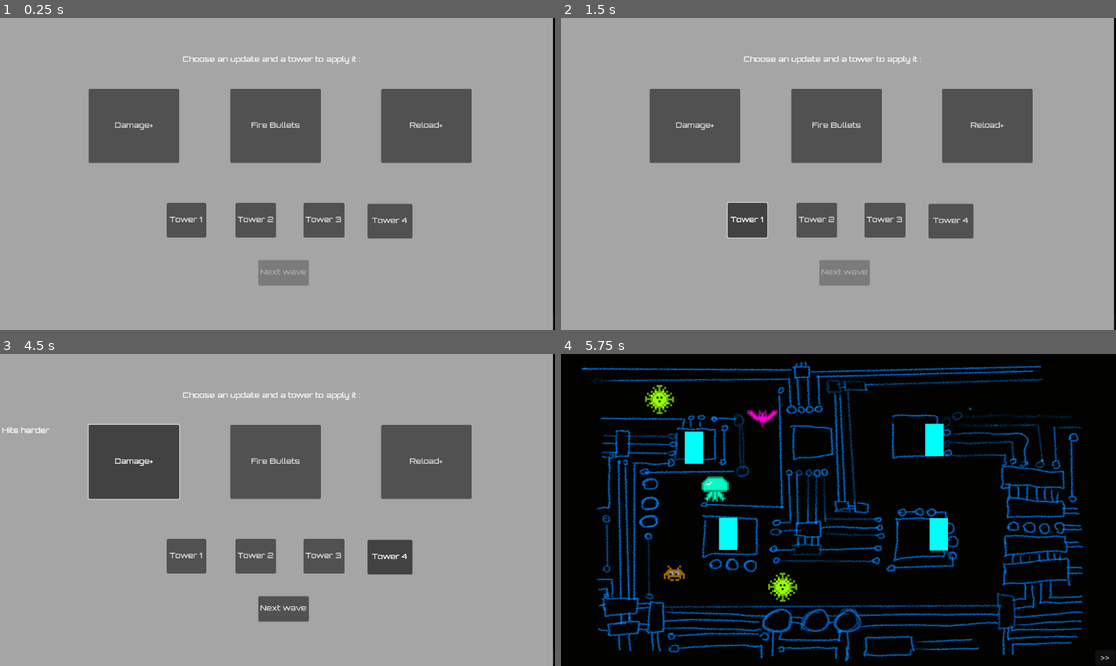
Above: before the commit, frames 1-4 (two rows, left to right).
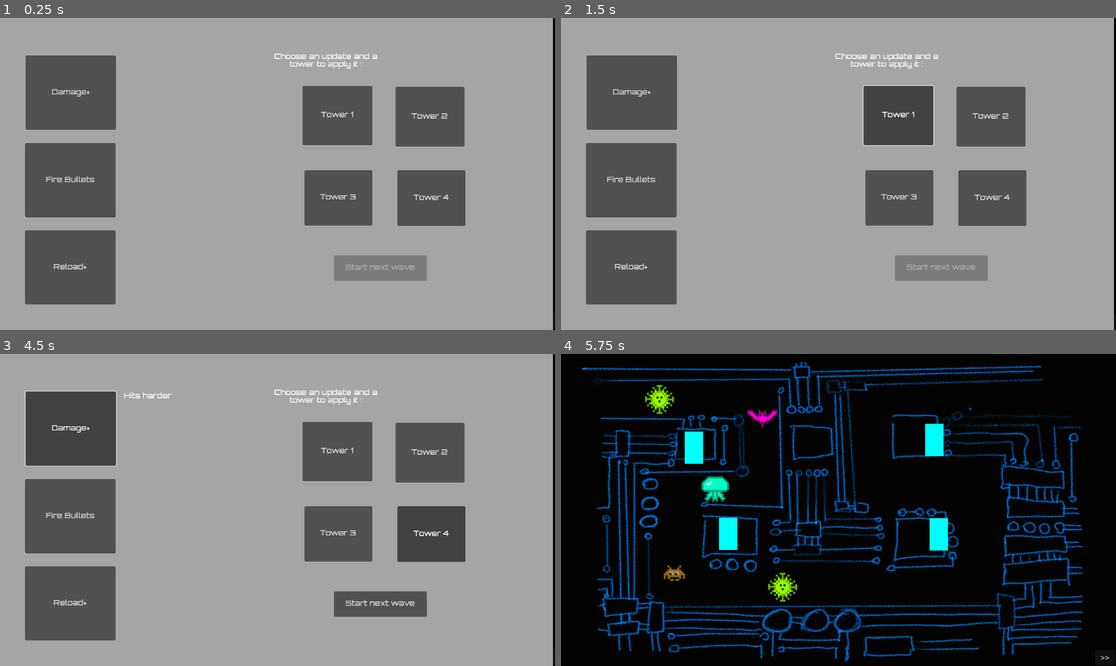
Above: after the commit, the same moments.

Repository: pbagnoud/minijam183
Game: Godot game, scene res://Scenes/main.tscn
Same seed, same stepped clock (60 frames per second), same inputs: the game is played once before the commit and once after it.
Inputs:
- Up to frame 1 (0.25 s): no input
- Up to frame 2 (1.5 s): click ">>" at 0.5 s; click "Tower 1" at 1.25 s
- Up to frame 3 (4.5 s): click "Tower 2" at 2 s; click "Tower 3" at 2.75 s; click "Tower 4" at 3.5 s; click "Damage+" at 4.25 s
- Up to frame 4 (5.75 s): click "Next wave" (after the commit: "Start next wave") at 5 s

The runs differ from the first frame. In frame 1, 29% of the frame differs, in the area x 4-85%, y 11-92%; in frame 2, 29%; in frame 3, 30%, in the area x 0-85%, y 11-92%; in frame 4, nothing differs.

Commit message:
changed description

Diff:
--- a/minijam183/Scenes/upgrade_button.tscn
+++ b/minijam183/Scenes/upgrade_button.tscn
@@ -18,10 +18,10 @@
 [node name="UpgradeDescription_popup" type="RichTextLabel" parent="."]
 visible = false
 layout_mode = 0
-offset_left = -180.0
-offset_top = 5.0
-offset_right = -3.0
-offset_bottom = 181.0
+offset_left = 204.0
+offset_top = 2.0
+offset_right = 375.0
+offset_bottom = 157.0
 text = "Test test test"
 
 [connection signal="mouse_entered" from="." to="." method="_on_mouse_entered"]
--- a/minijam183/Scenes/upgrade_screen.tscn
+++ b/minijam183/Scenes/upgrade_screen.tscn
@@ -31,82 +31,83 @@
 
 [node name="Button_tower_1" type="Button" parent="."]
 layout_mode = 0
-offset_left = 365.0
-offset_top = 345.0
-offset_right = 447.0
-offset_bottom = 417.0
+offset_left = 647.0
+offset_top = 102.0
+offset_right = 792.0
+offset_bottom = 225.0
 toggle_mode = true
 button_group = ExtResource("4_kfdqr")
 text = "Tower 1"
 
 [node name="Button_tower_2" type="Button" parent="."]
 layout_mode = 0
-offset_left = 508.0
-offset_top = 345.0
-offset_right = 590.0
-offset_bottom = 417.0
+offset_left = 840.0
+offset_top = 104.0
+offset_right = 983.0
+offset_bottom = 228.0
 toggle_mode = true
 button_group = ExtResource("4_kfdqr")
 text = "Tower 2"
 
 [node name="Button_tower_3" type="Button" parent="."]
 layout_mode = 0
-offset_left = 649.0
-offset_top = 345.0
-offset_right = 734.0
-offset_bottom = 417.0
+offset_left = 651.0
+offset_top = 277.0
+offset_right = 792.0
+offset_bottom = 392.0
 toggle_mode = true
 button_group = ExtResource("4_kfdqr")
 text = "Tower 3"
 
 [node name="Button_tower_4" type="Button" parent="."]
 layout_mode = 0
-offset_left = 782.0
-offset_top = 347.0
-offset_right = 875.0
-offset_bottom = 419.0
+offset_left = 844.0
+offset_top = 277.0
+offset_right = 985.0
+offset_bottom = 393.0
 toggle_mode = true
 button_group = ExtResource("4_kfdqr")
 text = "Tower 4"
 
 [node name="Button_next_wave" type="Button" parent="."]
 layout_mode = 0
-offset_left = 555.0
-offset_top = 464.0
-offset_right = 645.0
-offset_bottom = 517.0
+offset_left = 712.0
+offset_top = 454.0
+offset_right = 905.0
+offset_bottom = 507.0
 disabled = true
-text = "Next wave"
+text = "Start next wave"
 
 [node name="RichTextLabel" type="RichTextLabel" parent="."]
 layout_mode = 0
-offset_left = 398.0
-offset_top = 40.0
-offset_right = 891.0
-offset_bottom = 83.0
+offset_left = 567.0
+offset_top = 34.0
+offset_right = 824.0
+offset_bottom = 77.0
 theme = ExtResource("4_l53bo")
 text = "Choose an update and a tower to apply it :"
+horizontal_alignment = 1
 
 [node name="Button_upgrade_1" parent="." instance=ExtResource("4_54md0")]
 layout_mode = 0
-offset_left = 203.0
-offset_top = 108.0
-offset_right = 391.0
-offset_bottom = 262.0
+offset_left = 72.0
+offset_top = 39.0
+offset_right = 260.0
+offset_bottom = 193.0
 
 [node name="Button_upgrade_2" parent="." instance=ExtResource("4_54md0")]
 layout_mode = 0
-offset_left = 497.0
-offset_top = 108.0
-offset_right = 685.0
-offset_bottom = 262.0
+offset_left = 71.0
+offset_top = 221.0
+offset_right = 259.0
+offset_bottom = 375.0
 
 [node name="Button_upgrade_3" parent="." instance=ExtResource("4_54md0")]
 layout_mode = 0
-offset_left = 810.0
-offset_top = 108.0
-offset_right = 998.0
-offset_bottom = 262.0
+offset_left = 71.0
+offset_top = 402.0
+offset_right = 259.0
+offset_bottom = 556.0
 
 [connection signal="tree_exited" from="." to="." method="_on_tree_exited"]
 [connection signal="pressed" from="Button_tower_1" to="." method="_on_button_tower_1_pressed"]
